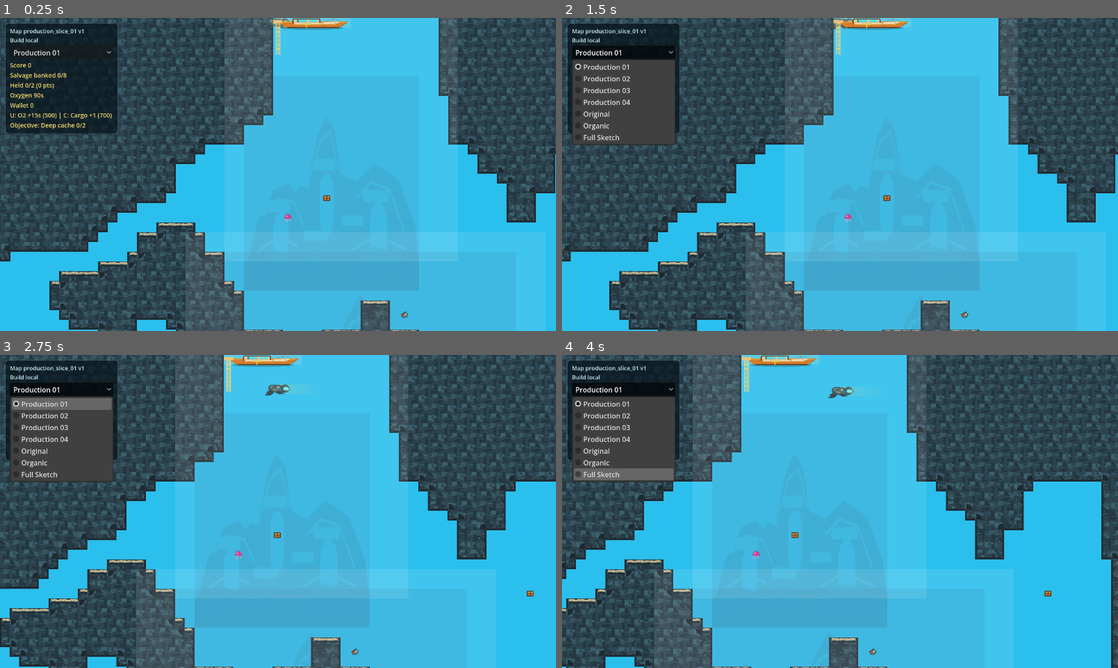
Above: before the commit, frames 1-4 (two rows, left to right).
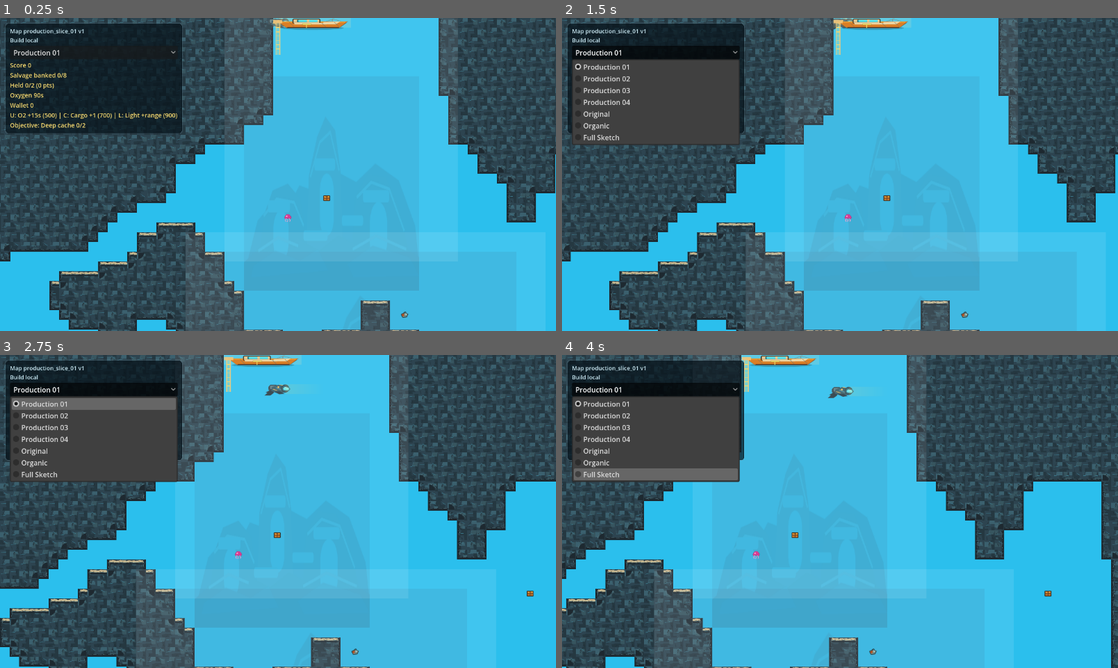
Above: after the commit, the same moments.

Repository: joeypshell/oceangame2
Game: Godot game, scene res://scenes/main/Main.tscn
The game is run twice, just before and just after one commit, with the same random seed, the same clock (stepped at 60 frames per second) and the same inputs.
Inputs:
- Up to frame 1 (0.25 s): no input
- Up to frame 2 (1.5 s): click "Production 01" at 0.5 s; tap Enter at 1.25 s; hold Right (ui_right) from 1.28 s (still down); tap L at 1.35 s
- Up to frame 3 (2.75 s): release Right (ui_right) at 2.03 s; hold Down (ui_down) from 2.03 s (still down); tap L at 2.1 s
- Up to frame 4 (4 s): release Down (ui_down) at 2.78 s; hold Right (ui_right) 2.78-3.53 s; tap R at 2.85 s; tap L at 3.05, 3.8 s; hold Up (ui_up) from 3.53 s (still down); tap U at 3.6 s

The runs differ from the first frame. In frame 1, 4.0% of the frame differs, in the area x 19-33%, y 1-37%; in frame 2, 3.3%; in frame 3, 3.5%; in frame 4, 3.9%.

Commit message:
feat: wire pass 20 light upgrade runtime

Diff:
--- a/scripts/main/main.gd
+++ b/scripts/main/main.gd
@@ -627,6 +627,7 @@
 	_player = player
 	player.position = world.spawn_position
 	add_child(player)
+	_apply_session_light_profile()
 
 	if player.has_method("set_camera_limits"):
 		player.set_camera_limits(Rect2(Vector2.ZERO, world.map_pixel_size))
@@ -861,6 +862,8 @@
 		_try_purchase_oxygen_tank_upgrade()
 	elif key_event.pressed and not key_event.echo and key_event.keycode == KEY_C:
 		_try_purchase_cargo_capacity_upgrade()
+	elif key_event.pressed and not key_event.echo and key_event.keycode == KEY_L:
+		_try_purchase_light_upgrade()
 
 
 func _reset_run() -> void:
@@ -1233,6 +1236,8 @@
 		or status_note == "O2 tank already upgraded"
 		or status_note == "Cargo +1 upgraded"
 		or status_note == "Cargo +1 already upgraded"
+		or status_note == "Light +range upgraded"
+		or status_note == "Light +range already upgraded"
 		or status_note == "Upgrade at extraction"
 		or status_note == "Upgrade blocked"
 		or status_note.begins_with("Need ")
@@ -1412,12 +1417,46 @@
 	return false
 
 
+func _try_purchase_light_upgrade() -> bool:
+	if _world == null or _player == null or _session_progression == null:
+		return false
+	if not _world.is_inside_extraction(_player.global_position):
+		_last_status_note = "Upgrade at extraction"
+		_update_status_label()
+		return false
+	var result: Dictionary = _session_progression.purchase_light_upgrade()
+	if bool(result.get("purchased", false)):
+		_apply_session_light_profile()
+		_last_status_note = "Light +range upgraded"
+		_update_status_label()
+		return true
+	var reason := str(result.get("reason", "blocked"))
+	if reason == "insufficient_funds":
+		_last_status_note = "Need %d more" % int(result.get("needed", 0))
+	elif reason == "already_purchased":
+		_last_status_note = "Light +range already upgraded"
+	else:
+		_last_status_note = "Upgrade blocked"
+	_update_status_label()
+	return false
+
+
 func _has_oxygen_tank_upgrade() -> bool:
 	return _session_progression != null and _session_progression.has_oxygen_tank_upgrade()
 
 
 func _has_cargo_capacity_upgrade() -> bool:
 	return _session_progression != null and _session_progression.has_cargo_capacity_upgrade()
+
+
+func _has_light_upgrade() -> bool:
+	return _session_progression != null and _session_progression.has_light_upgrade()
+
+
+func _apply_session_light_profile() -> void:
+	if _player == null or _session_progression == null or not _player.has_method("apply_light_profile"):
+		return
+	_player.apply_light_profile(_session_progression.light_range_scale(), _session_progression.light_alpha())
 
 
 func _held_salvage_capacity() -> int:
@@ -1445,17 +1484,22 @@
 			int(SessionProgression.CARGO_CAPACITY_UPGRADE_BONUS),
 			SessionProgression.CARGO_CAPACITY_UPGRADE_COST,
 		]
-	return "Wallet %d\n%s | %s" % [
+	var light_text := "Light +range"
+	if not _has_light_upgrade():
+		light_text = "L: Light +range (%d)" % SessionProgression.LIGHT_UPGRADE_COST
+	return "Wallet %d\n%s | %s | %s" % [
 		_session_wallet(),
 		oxygen_text,
 		cargo_text,
+		light_text,
 	]
 
 
 func _progression_result_text() -> String:
 	var oxygen_text := "O2 tank +%ds" % int(SessionProgression.OXYGEN_TANK_UPGRADE_SECONDS) if _has_oxygen_tank_upgrade() else "O2 tank base"
 	var cargo_text := "Cargo +%d" % int(SessionProgression.CARGO_CAPACITY_UPGRADE_BONUS) if _has_cargo_capacity_upgrade() else "Cargo base"
-	return "Wallet %d | %s | %s" % [_session_wallet(), oxygen_text, cargo_text]
+	var light_text := "Light +range" if _has_light_upgrade() else "Light base"
+	return "Wallet %d | %s | %s | %s" % [_session_wallet(), oxygen_text, cargo_text, light_text]
 
 
 func _update_result_panel() -> void:
--- a/scripts/player/player_controller.gd
+++ b/scripts/player/player_controller.gd
@@ -5,11 +5,15 @@
 @export var deceleration := 900.0
 
 const LIGHT_CONE_OFFSET_X := 88.0
+const BASE_LIGHT_RANGE_SCALE := 1.0
+const BASE_LIGHT_ALPHA := 0.38
 
 @onready var _body := $Body as Sprite2D
 @onready var _light_cone := $LightCone as Sprite2D
 
 var _facing_sign := 1.0
+var _light_range_scale := BASE_LIGHT_RANGE_SCALE
+var _light_alpha := BASE_LIGHT_ALPHA
 
 
 func _ready() -> void:
@@ -56,12 +60,20 @@
 	camera.reset_smoothing()
 
 
+func apply_light_profile(range_scale: float, alpha: float) -> void:
+	_light_range_scale = maxf(0.01, range_scale)
+	_light_alpha = clampf(alpha, 0.0, 1.0)
+	_set_facing(_facing_sign)
+
+
 func get_facing_report() -> Dictionary:
 	return {
 		"root_scale_x": scale.x,
 		"body_flip_h": _body.flip_h,
 		"light_cone_position_x": _light_cone.position.x,
 		"light_cone_scale_x": _light_cone.scale.x,
+		"light_cone_range_scale": absf(_light_cone.scale.x),
+		"light_cone_alpha": _light_cone.modulate.a,
 	}
 
 
@@ -84,4 +96,7 @@
 	scale.x = 1.0
 	_body.flip_h = _facing_sign < 0.0
 	_light_cone.position.x = LIGHT_CONE_OFFSET_X * _facing_sign
-	_light_cone.scale.x = _facing_sign
+	_light_cone.scale.x = _facing_sign * _light_range_scale
+	var light_color := _light_cone.modulate
+	light_color.a = _light_alpha
+	_light_cone.modulate = light_color
